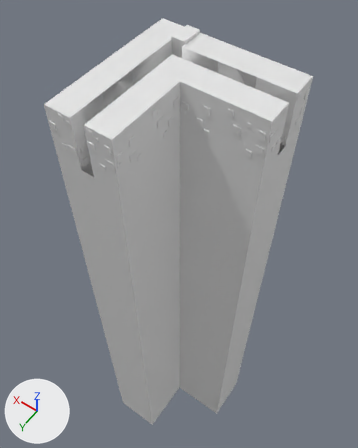
The FBX model Assets/Assets/Models/Test/GLTEdge2FloorOthers.fbx, before and after one commit.
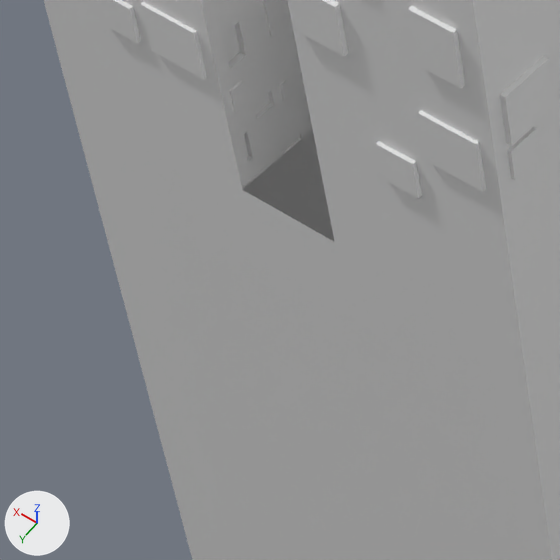
The first picture shows the older version from a 50 mm camera at (-145.0, 201.0, 215.0) aimed at (26.0, -37.0, -160.0). The close-ups show both versions on the part from 14% to 35% of the width and 32% to 49% of the height of that picture; other places that the commit changed are outside them. The axes (+X, +Y, +Z) are drawn at lower left. The lights are the same throughout. Where no turn or scale is listed for an object, it has been applied to the vertices.

In view in the first close-up: 'Other'.
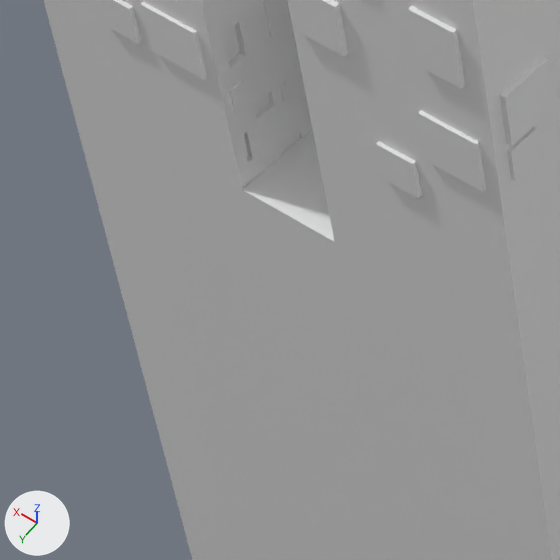
Where the change shows, as pixel boxes (x1, y1, x2, y2) in the close-ups (560 x 560 px):
'Floor', added: after (243, 129, 335, 242)

Diff of the bpy script that builds the scene:
```diff
--- a/Assets/Assets/Models/Test/GLTEdge2FloorOthers.fbx.py
+++ b/Assets/Assets/Models/Test/GLTEdge2FloorOthers.fbx.py
@@ mat_material_002 @@
+mat_material_002 = principled_material('Material.002')
+mat_material_002.base_color = (0.8, 0.8, 0.8)  # white #e7e7e7
@@ me_cube_002 @@
+me_cube_002.from_pydata([(25.0, 65.0, -2.0), (25.0, 65.0, 0.0), (25.0, -25.0, -2.0), (25.0, -25.0, 0.0), (-65.0, -25.0, -2.0), (-65.0, -25.0, 0.0), (15.0, -25.0, -2.0), (15.0, -25.0, 0.0), (15.0, 65.0, -2.0), (15.0, 65.0, 0.0), (25.0, -15.0, -2.0), (25.0, -15.0, 0.0), (-65.0, -15.0, -2.0), (-65.0, -15.0, 0.0), (15.0, -15.0, 0.0), (15.0, -15.0, -2.0)], [], [(10, 11, 3, 2), (6, 7, 5, 4), (14, 11, 1, 9), (2, 3, 7, 6), (5, 7, 14, 13), (7, 3, 11, 14), (0, 1, 11, 10), (15, 12, 13, 14), (14, 9, 8, 15)])
+me_cube_002.materials.append(mat_material_002)  # its picture is missing
@@ ob_floor @@
+ob_floor = bpy.data.objects.new('Floor', me_cube_002)
+ob_floor.location = (0.0, 0.0, 0.0)
```
